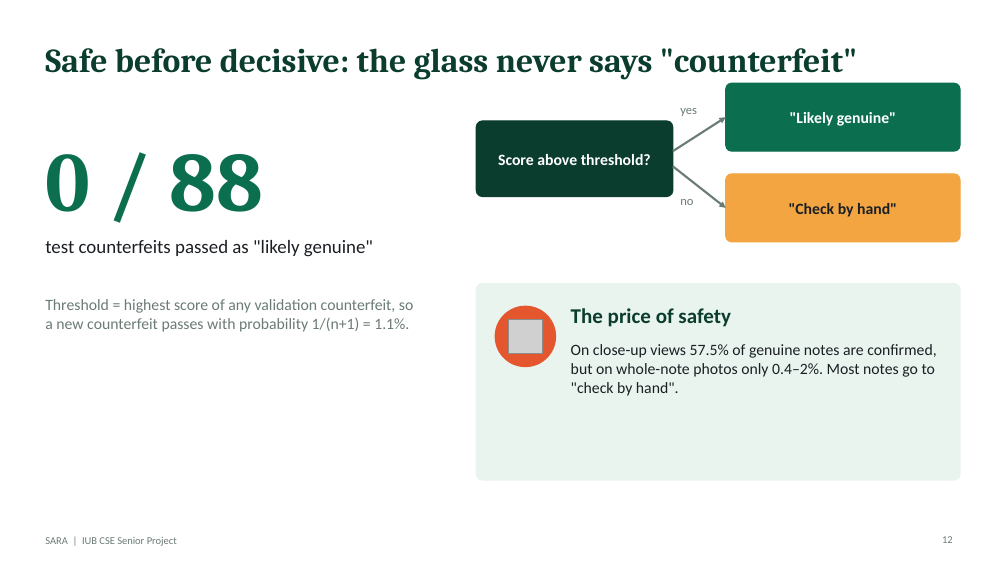
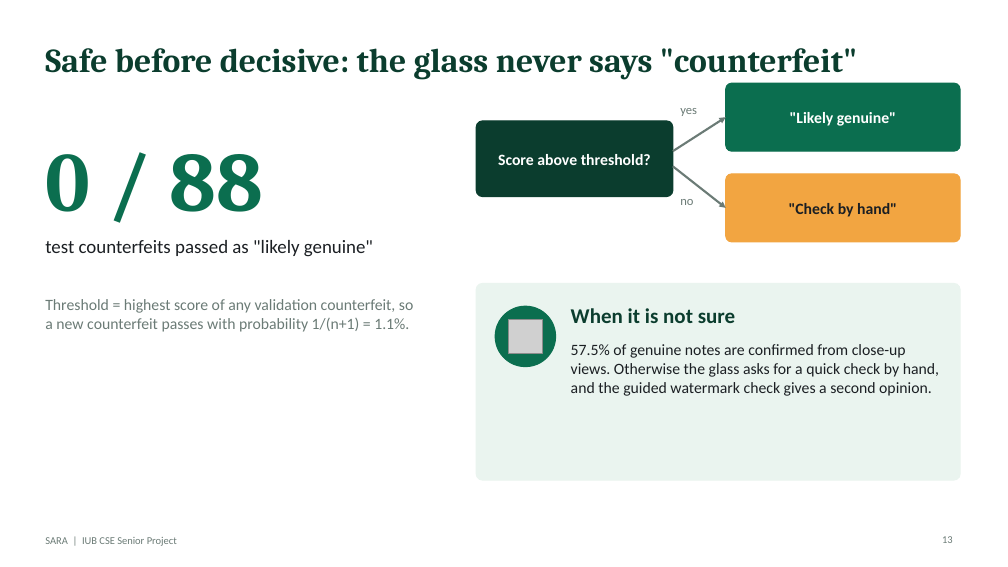
Before and after one commit to aflam330/Senior_project_wearable_glass_for_blind_people_using_ocr_and_ylo, a slide deck: slide 13 of Thesis Report and paper/thesis report/slides/SARA_Presentation.pptx (slide 12 before the commit). Drawn at 1008x567 pixels with LibreOffice and Linux fonts; fonts in the diff are those of the drawing; grey boxes stand for pictures. Boxes give left, top, right and bottom in pixels: in the first picture for what was removed or moved away, otherwise in the second. Text is boxed around its words. In the diff, an @@ line names an element or a change of style, - is before the commit and + after.

```diff
--- a/Thesis Report and paper/thesis report/slides/SARA_Presentation.pptx
+++ b/Thesis Report and paper/thesis report/slides/SARA_Presentation.pptx
@@ ellipse at bbox=[495, 306, 556, 367]: fill #E4572E to #0B6E4F; outline #E4572E 1 pt to #0B6E4F 1 pt @@
@@ text at bbox=[571, 308, 735, 323]: text changed @@
-The price of safety
+When it is not sure
@@ text at bbox=[571, 344, 939, 396]: text changed @@
-On close-up views 57.5% of genuine notes are confirmed, but on whole-note photos only 0.4–2%. Most notes go to "check by hand".
+57.5% of genuine notes are confirmed from close-up views. Otherwise the glass asks for a quick check by hand, and the guided watermark check gives a second opinion.
```
Also in this commit, not shown: 5 other slides changed, 1 slide added, 1 slide removed, 12 other files.
